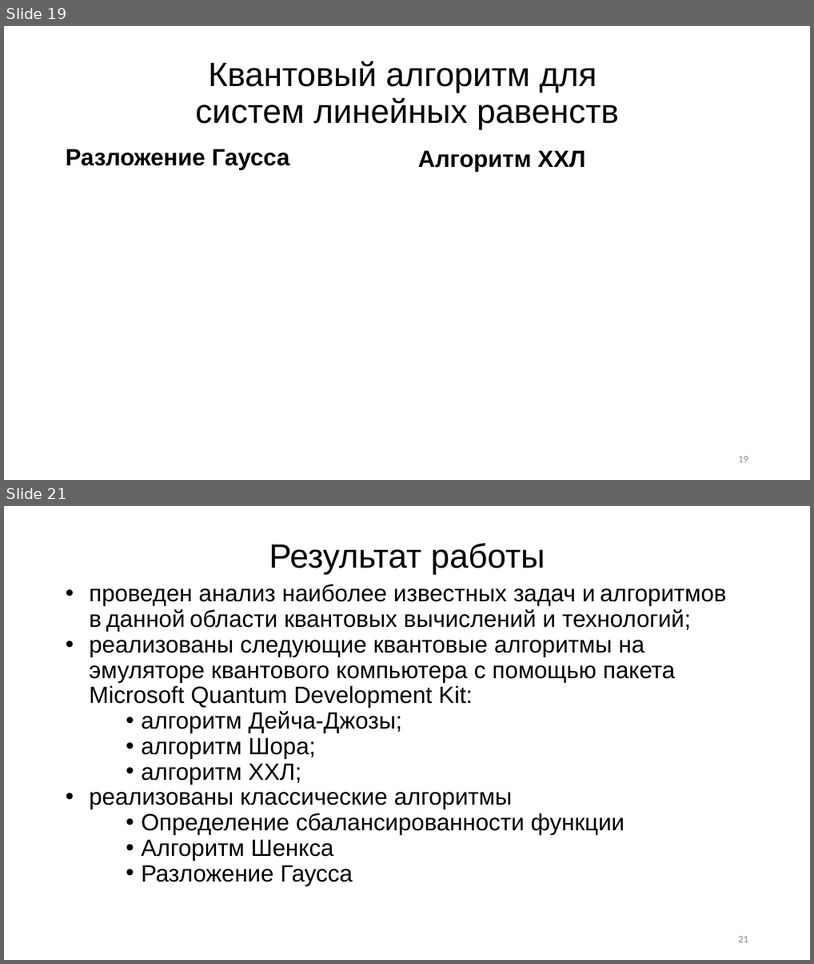
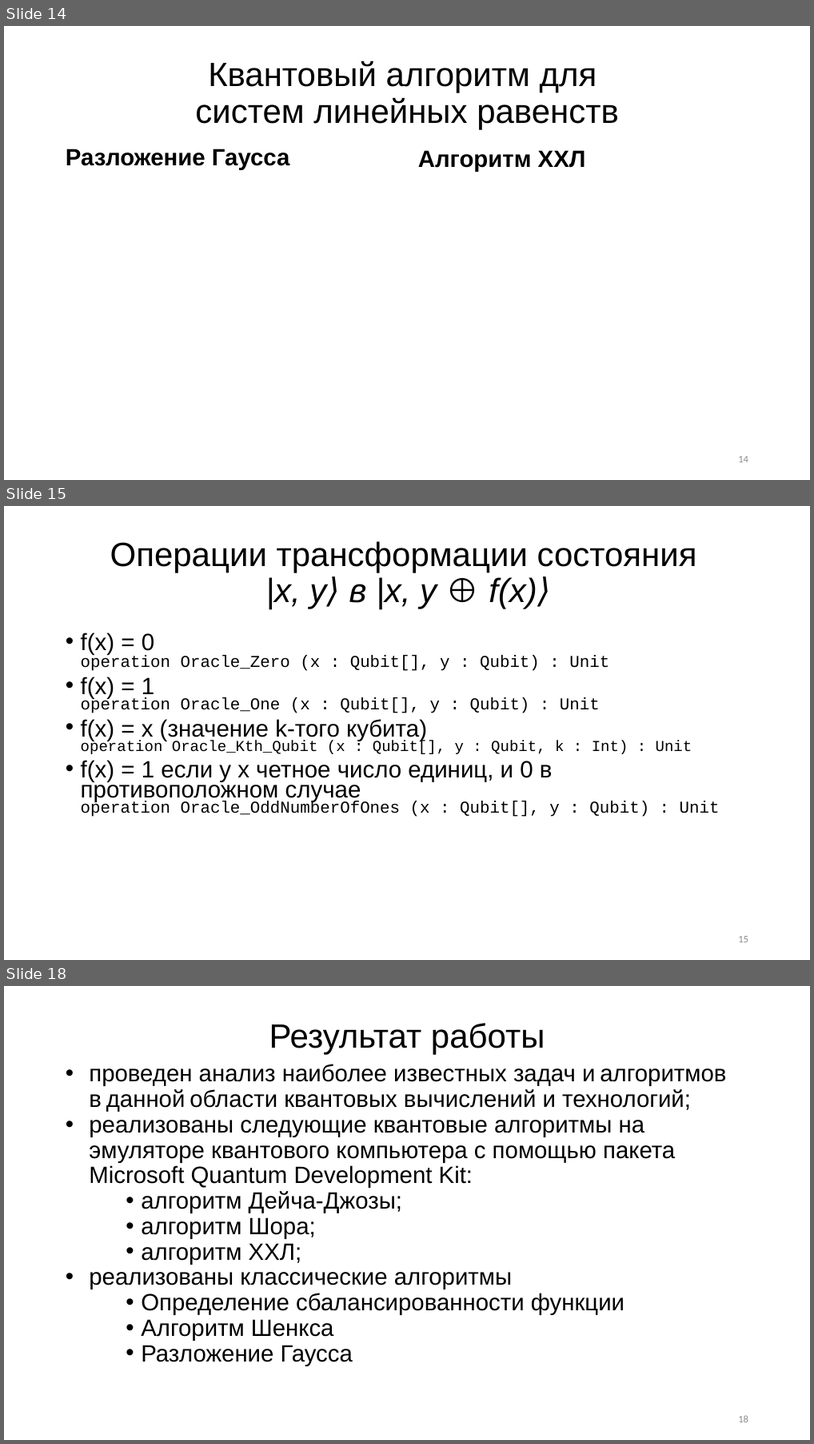
Before and after one commit to R0manych/Diploma2019, a slide deck: Черниговских 2к 14гр.pptx. Shown one above the other, each under a label of ours: slides 19 and 21 before the commit, slides 14, 15 and 18 after it; the slides between them are not shown. The pictures are 814x964 and 814x1444 pixels, drawn with LibreOffice and Linux fonts; fonts in the diff are those of the drawing; grey boxes stand for pictures. Boxes give left, top, right and bottom in pixels: in the first picture for what was removed or moved away, otherwise in the second. Text is boxed around its words. In the diff, an @@ line names an element or a change of style, - is before the commit and + after.

```diff
--- a/Черниговских 2к 14гр.pptx
+++ b/Черниговских 2к 14гр.pptx
@@ slide 15 added at (4, 506, 810, 960), background #DEDEDE @@
@@ title added at (110, 541, 698, 609), 40 pt, text #2C2C2C @@
+Операции трансформации состояния
+|x, y⟩ в |x, y ⊕ f(x)⟩
@@ text added at (81, 632, 720, 816), 19.8 pt, text #2C2C2C @@
+• f(x) = 0
+  operation Oracle_Zero (x : Qubit[], y : Qubit) : Unit
+• f(x) = 1
+  operation Oracle_One (x : Qubit[], y : Qubit) : Unit
+• f(x) = x (значение k-того кубита)
+  operation Oracle_Kth_Qubit (x : Qubit[], y : Qubit, k : Int) : Unit
+• f(x) = 1 если у х четное число единиц, и 0 в противоположном случае
+  operation Oracle_OddNumberOfOnes (x : Qubit[], y : Qubit) : Unit
@@ page number added at (738, 936, 749, 942), 12 pt, text #8F8F8F @@
+15
@@ what was slide 19 is now slide 14 @@
@@ page number at (738, 456, 749, 462): text changed @@
-19
+14
@@ what was slide 21 is now slide 18 @@
@@ page number at (738, 1415, 749, 1422): text changed @@
-21
+18
```
Also in this commit, not shown: 1 slide changed, 4 other slides added, 8 slides removed, 4 other files.
